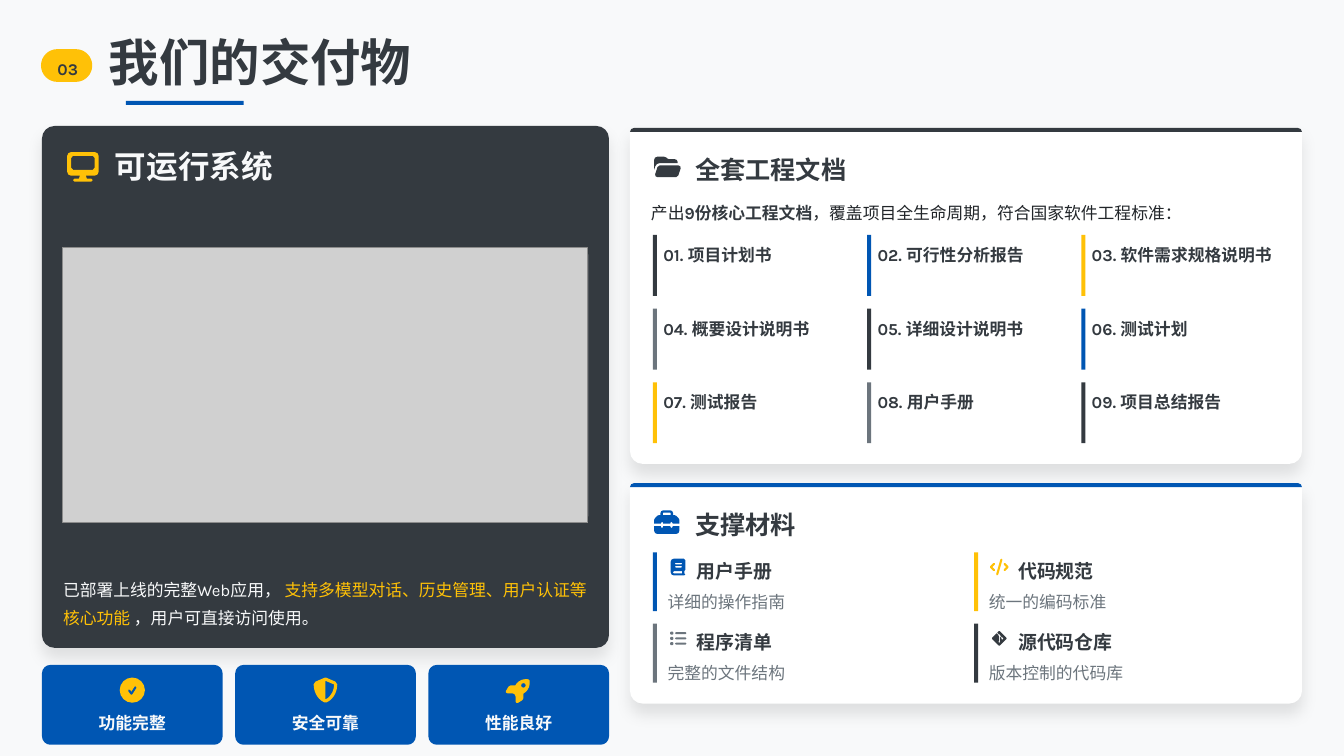
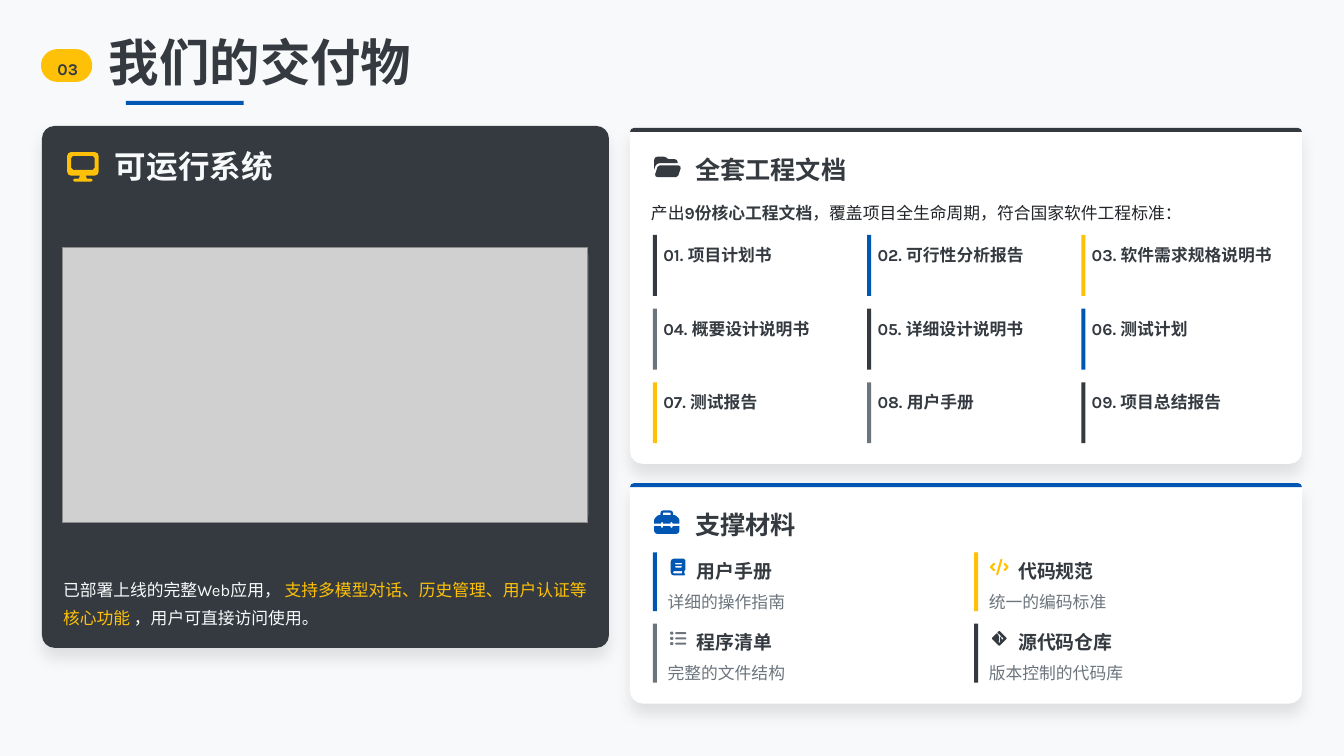
Before and after one commit to HuangFeiYangM/AI-APIChatTool-Web-Docker, a slide deck: slide 8 of 项目文档/演示ppt/G10 项目总结PPT.pptx. Drawn at 1344x756 pixels with LibreOffice and Linux fonts; fonts in the diff are those of the drawing; grey boxes stand for pictures; background and template pictures are left out. Boxes give left, top, right and bottom in pixels: in the first picture for what was removed or moved away, otherwise in the second. Text is boxed around its words. In the diff, an @@ line names an element or a change of style, - is before the commit and + after.

```diff
--- a/项目文档/演示ppt/G10 项目总结PPT.pptx
+++ b/项目文档/演示ppt/G10 项目总结PPT.pptx
@@ freeform shape removed at (x1=42, y1=665, x2=223, y2=745) @@
@@ freeform shape removed at (x1=120, y1=678, x2=145, y2=703) @@
@@ freeform shape removed at (x1=235, y1=665, x2=415, y2=745) @@
@@ freeform shape removed at (x1=313, y1=678, x2=338, y2=703) @@
@@ freeform shape removed at (x1=429, y1=665, x2=609, y2=745) @@
@@ freeform shape removed at (x1=506, y1=678, x2=531, y2=703) @@
@@ text removed at (x1=99, y1=714, x2=166, y2=731) @@
-功能完整
@@ text removed at (x1=292, y1=714, x2=359, y2=731) @@
-安全可靠
@@ text removed at (x1=485, y1=714, x2=552, y2=731) @@
-性能良好
```
Also in this commit, not shown: 4 other slides changed, 1 slide added, 9 other files.
